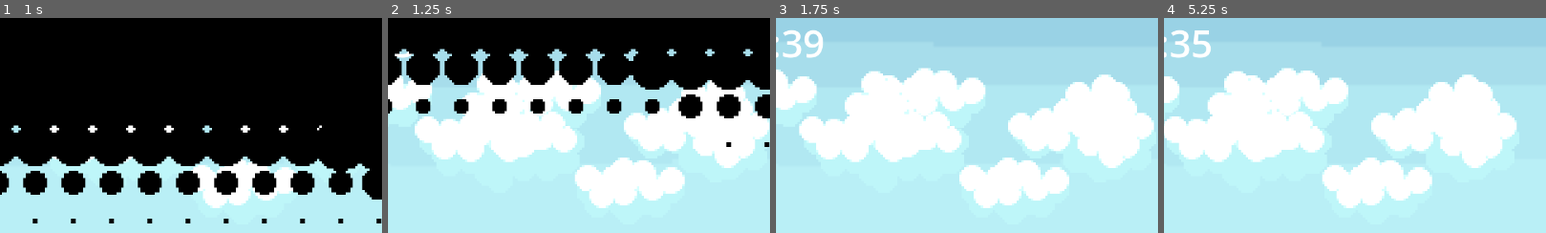
Above: before the commit, frames 1-4 (left to right).
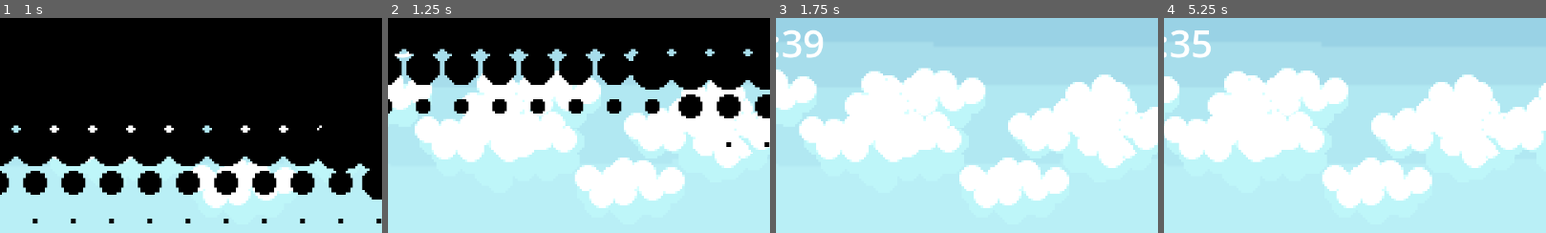
Above: after the commit, the same moments.

Repository: FaunaPolaris/BirdGameJam-Legado
Game: Godot game, scene res://eatingMinigame/scenario/scenario.tscn
Two runs of this game, one before a commit and one after it. Both use one fixed random seed, a clock stepped at 60 frames per second and the inputs below. This scene is started directly instead of the project's main scene. The engine's default icon, where the game draws it, is replaced by a stand-in: a white triangle on a blue panel in a dark square. Sound files missing from this copy of the repository are replaced by a short silence.
Inputs:
- Up to frame 1 (1 s): tap Enter (ui_accept) at 0.5, 0.77 s; hold Right (ui_right) from 0.53 s (still down)
- Up to frame 2 (1.25 s): keep holding Right (ui_right)
- Up to frame 3 (1.75 s): release Right (ui_right) at 1.28 s; hold Down (ui_down) from 1.28 s (still down); tap Enter (ui_accept) at 1.52 s
- Up to frame 4 (5.25 s): release Down (ui_down) at 2.03 s; hold Right (ui_right) 2.03-2.78 s; hold Up (ui_up) 2.78-3.53 s; tap Enter (ui_accept) at 3.02, 3.77, 4.52 s; hold Left (ui_left) 3.53-5.03 s; hold Down (ui_down) from 5.03 s (still down)
The pictures show only the part of the screen within x 50-100%, y 0-50%; the shares and areas given below are measured in that part.

Frame 1 is identical in both runs. In frame 2, 0.4% of the frame differs, in the area x 90-100%, y 43-63%; in frame 3, 0.7%; in frame 4, 2.2%, in the area x 83-100%, y 30-63%.

Commit message:
worm merge

Diff:
--- a/eatingMinigame/scenario/scenario.tscn
+++ b/eatingMinigame/scenario/scenario.tscn
@@ -64,7 +64,7 @@
 texture_filter = 1
 repeat_size = Vector2(1280, 0)
 autoscroll = Vector2(-12, 0)
-repeat_times = 2
+repeat_times = 4
 
 [node name="CloudFront1" type="Sprite2D" parent="clouds"]
 position = Vector2(-3, -222)
